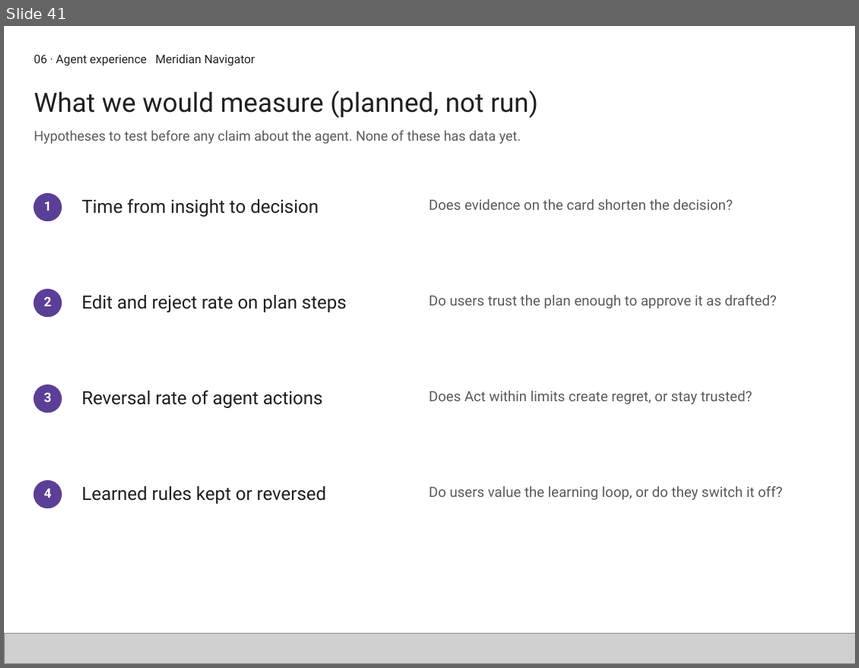
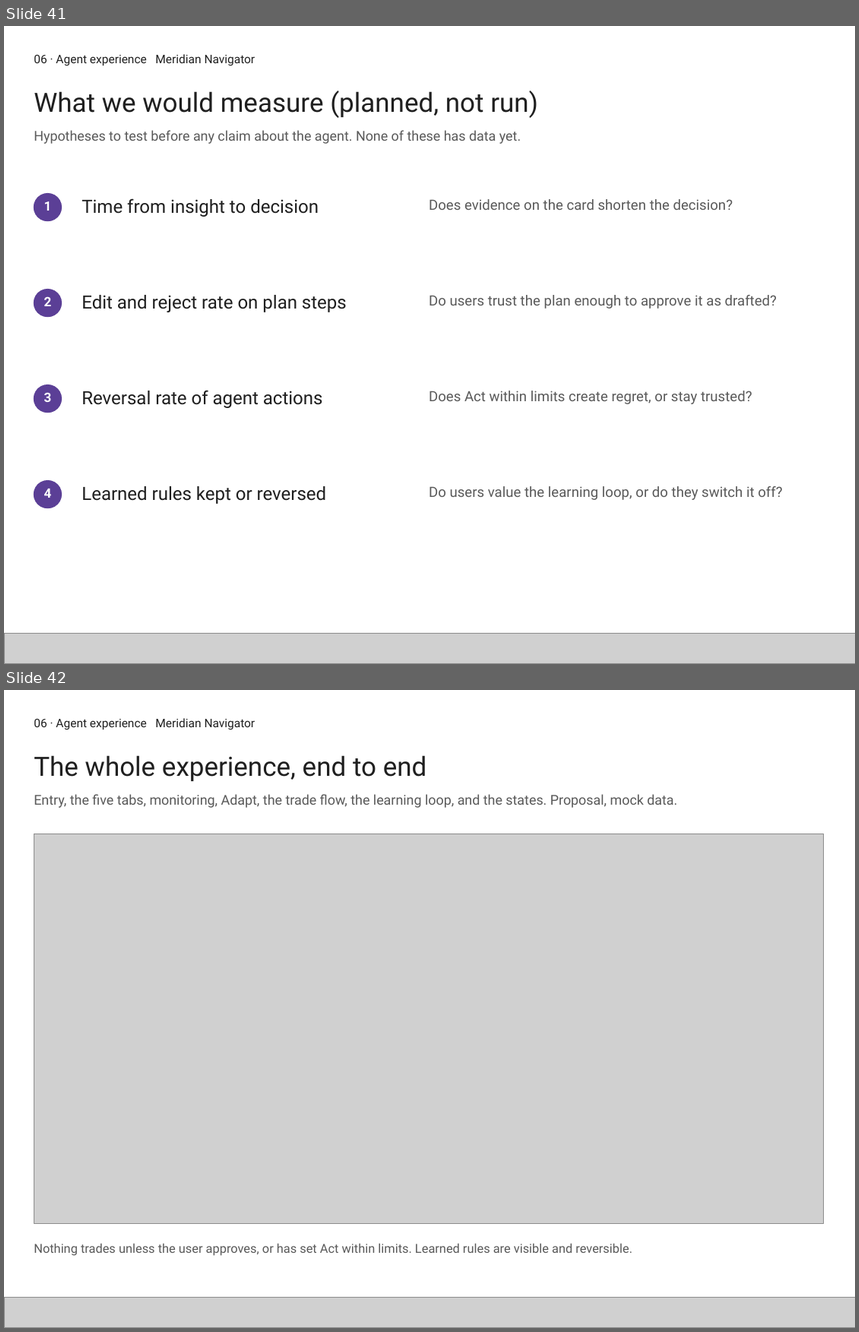
Before and after one commit to CHUNKY21/portfolio-export, a slide deck: Portfolio-Core.pptx. Shown one above the other, each under a label of ours: slide 41 before the commit, slides 41 and 42 after it. The pictures are 859x668 and 859x1332 pixels, drawn with LibreOffice and Linux fonts; fonts in the diff are those of the drawing; grey boxes stand for pictures. Boxes give left, top, right and bottom in pixels: in the first picture for what was removed or moved away, otherwise in the second. Text is boxed around its words. In the diff, an @@ line names an element or a change of style, - is before the commit and + after.

```diff
--- a/Portfolio-Core.pptx
+++ b/Portfolio-Core.pptx
@@ slide 42 added at <box>4,690,855,1328</box>, background #FFFFFF @@
@@ text added at <box>34,718,256,730</box>, 14.2 pt, text #1F1F1F @@
+06 · Agent experience Meridian Navigator
@@ text added at <box>34,755,427,781</box>, 32 pt, text #1F1F1F @@
+The whole experience, end to end
@@ text added at <box>34,794,677,808</box>, 16.4 pt, text #595959 @@
+Entry, the five tabs, monitoring, Adapt, the trade flow, the learning loop, and the states. Proposal, mock data.
@@ picture added at <box>34,834,824,1224</box> @@
@@ text added at <box>34,1243,633,1256</box>, 15 pt, text #595959 @@
+Nothing trades unless the user approves, or has set Act within limits. Learned rules are visible and reversible.
@@ picture added at <box>4,1297,855,1328</box> @@
```
Also in this commit, not shown: 2 other files.
